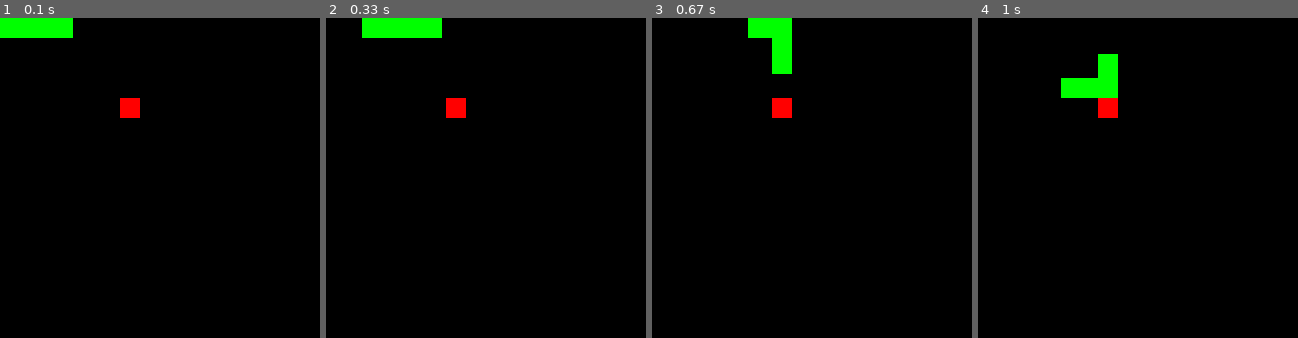
Above: before the commit, frames 1-4 (left to right).
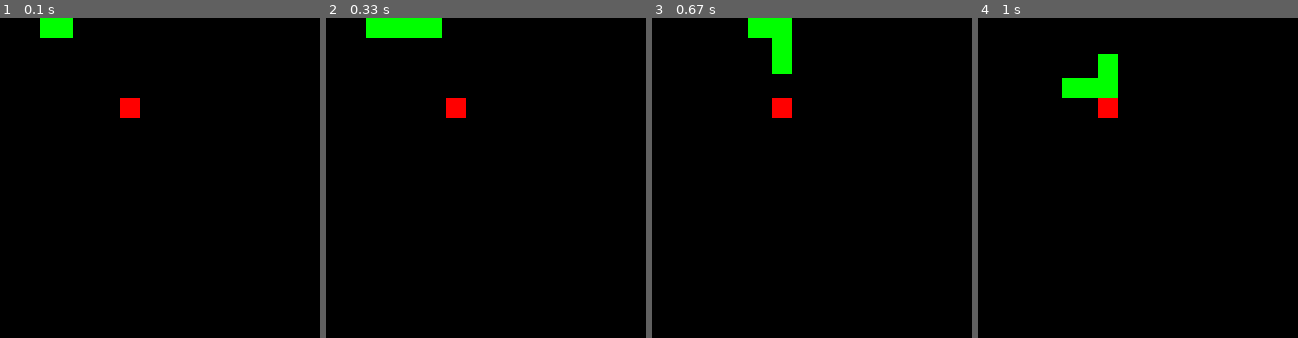
Above: after the commit, the same moments.

Repository: RyanBuck182/SnakeAI
Game: pygame game, started from main.py
Same seed, same stepped clock (60 frames per second), same inputs: the game is played once before the commit and once after it.
Inputs:
- Up to frame 1 (0.1 s): no input
- Up to frame 2 (0.33 s): no input
- Up to frame 3 (0.67 s): tap S at 0.33 s
- Up to frame 4 (1 s): tap A at 0.67 s
The pictures show only the part of the screen within x 0-50%, y 0-50%; the shares and areas given below are measured in that part.

The runs differ from the first frame. In frame 1, 0.8% of the frame differs, in the area x 0-13%, y 0-7%; in frame 2, less than 0.1%; in frame 3, nothing differs; in frame 4, less than 0.1%.

Commit message:
Add Coordinate class

Diff:
--- /dev/null
+++ b/coordinate.py
@@ -0,0 +1,60 @@
+class Coordinate:
+    def __init__(self, x: int, y: int):
+        self.x = x
+        self.y = y
+
+    def __add__(self, other: 'Coordinate') -> 'Coordinate':
+        return Coordinate(self.x + other.x, self.y + other.y)
+
+    def __sub__(self, other: 'Coordinate') -> 'Coordinate':
+        return Coordinate(self.x - other.x, self.y - other.y)
+
+    def __mul__(self, other: 'Coordinate') -> 'Coordinate':
+        return Coordinate(self.x * other.x, self.y * other.y)
+
+    def __floordiv__(self, other: 'Coordinate') -> 'Coordinate':
+        return Coordinate(self.x // other.x, self.y // other.y)
+
+    def __eq__(self, other: 'Coordinate') -> bool:
+        return self.x == other.x and self.y == other.y
+
+    def __iter__(self):
+        yield self.x
+        yield self.y
+
+    def scale(self, scale: int) -> 'Coordinate':
+        return Coordinate(self.x * scale, self.y * scale)
+
+    def to_float(self) -> 'CoordinateF':
+        return CoordinateF(self.x, self.y)
+
+
+class CoordinateF:
+    def __init__(self, x: float, y: float):
+        self.x = x
+        self.y = y
+
+    def __add__(self, other: 'CoordinateF') -> 'CoordinateF':
+        return CoordinateF(self.x + other.x, self.y + other.y)
+
+    def __sub__(self, other: 'CoordinateF') -> 'CoordinateF':
+        return CoordinateF(self.x - other.x, self.y - other.y)
+
+    def __mul__(self, other: 'CoordinateF') -> 'CoordinateF':
+        return CoordinateF(self.x * other.x, self.y * other.y)
+
+    def __truediv__(self, other: 'CoordinateF') -> 'CoordinateF':
+        return CoordinateF(self.x / other.x, self.y / other.y)
+
+    def __eq__(self, other: 'CoordinateF') -> bool:
+        return self.x == other.x and self.y == other.y
+
+    def __iter__(self):
+        yield self.x
+        yield self.y
+
+    def scale(self, scale: float) -> 'CoordinateF':
+        return CoordinateF(self.x * scale, self.y * scale)
+
+    def floor(self) -> 'Coordinate':
+        return Coordinate(int(self.x), int(self.y))
--- a/fruit.py
+++ b/fruit.py
@@ -1,5 +1,6 @@
 import pygame
 import random
+from coordinate import Coordinate
 from player import Player
 
 
@@ -7,41 +8,41 @@
     COLOR = (255, 0, 0)
 
     def __init__(self,
-                 grid_width: int,
-                 grid_height: int,
-                 square_width: int,
-                 square_height: int):
-        self.grid_width = grid_width
-        self.grid_height = grid_height
-        self.square_width = square_width
-        self.square_height = square_height
-        self.grid_position = (0, 0)
-        self.rect = pygame.Rect(0, 0, square_width, square_height)
+                 grid_dimensions: Coordinate,
+                 square_dimensions: Coordinate):
+        self.grid_dimensions = grid_dimensions
+        self.square_dimensions = square_dimensions
+        self.position = Coordinate(0, 0)
+        self.rect = pygame.Rect(0, 0, *square_dimensions)
 
     def draw(self, screen: pygame.Surface | pygame.SurfaceType):
         pygame.draw.rect(screen, self.COLOR, self.rect)
 
     # Should have something that can check if a position is occupied, this shouldn't check the player itself
     def randomize_position(self, player: Player):
-        if len(player.body) < 0.85 * self.grid_width * self.grid_height:
-            new_position = (0, 0)
+        if len(player.body) < 0.85 * self.grid_dimensions.x * self.grid_dimensions.y:
+            new_position = Coordinate(0, 0)
             valid_position = False
             while not valid_position:
                 valid_position = True
-                new_position = (random.randint(0, self.grid_width - 1), random.randint(0, self.grid_height - 1))
+                new_position = Coordinate(random.randint(0, self.grid_dimensions.x - 1),
+                                          random.randint(0, self.grid_dimensions.y - 1))
                 for segment in player.body:
-                    if segment.grid_position == new_position:
+                    if segment.position == new_position:
                         valid_position = False
                         break
-            self.grid_position = new_position
-        elif len(player.body) >= self.grid_width * self.grid_height:
-            self.grid_position = (-1, -1)
+            self.position = new_position
+        elif len(player.body) >= self.grid_dimensions.x * self.grid_dimensions.y:
+            # HANDLE WIN!!!!!!!!!!!!
+            self.position = Coordinate(-1, -1)
         else:
-            valid_positions = [(i, j) for j in range(self.grid_height) for i in range(self.grid_width)]
+            valid_positions = [Coordinate(i, j)
+                               for j in range(self.square_dimensions.y)
+                               for i in range(self.square_dimensions.x)]
 
             for segment in player.body:
-                del valid_positions[segment.grid_position[0] * self.grid_height + segment.grid_position[1]]
+                del valid_positions[segment.position.x * self.grid_dimensions.y + segment.position.y]
 
-            self.grid_position = random.choice(valid_positions)
+            self.position = random.choice(valid_positions)
 
-        self.rect.topleft = (self.grid_position[0] * self.square_width, self.grid_position[1] * self.square_height)
+        self.rect.topleft = tuple(self.position * self.square_dimensions)
--- a/main.py
+++ b/main.py
@@ -1,32 +1,22 @@
 import pygame
 import time
+from coordinate import Coordinate
 from fruit import Fruit
 from player import Player, Direction
 
 pygame.init()
 
-SCREEN_WIDTH = 640
-SCREEN_HEIGHT = 640
-GRID_WIDTH = 32
-GRID_HEIGHT = 32
-SQUARE_WIDTH = int(SCREEN_WIDTH / GRID_WIDTH)
-SQUARE_HEIGHT = int(SCREEN_HEIGHT / GRID_HEIGHT)
+SCREEN_DIMENSIONS = Coordinate(640, 640)
+GRID_DIMENSIONS = Coordinate(32, 32)
+SQUARE_DIMENSIONS = SCREEN_DIMENSIONS // GRID_DIMENSIONS
 SCREEN_BACKGROUND_COLOR = (0, 0, 0)
 SECONDS_PER_MOVE = 0.1
 PLAYER_BODY_SEGMENTS = 4
 
 pygame.display.set_caption("Snake")
-screen = pygame.display.set_mode((SCREEN_WIDTH, SCREEN_HEIGHT))
-player = Player(GRID_WIDTH,
-                GRID_HEIGHT,
-                SQUARE_WIDTH,
-                SQUARE_HEIGHT,
-                (3, 0),
-                PLAYER_BODY_SEGMENTS)
-fruit = Fruit(GRID_WIDTH,
-              GRID_HEIGHT,
-              SQUARE_WIDTH,
-              SQUARE_HEIGHT)
+screen = pygame.display.set_mode(tuple(SCREEN_DIMENSIONS))
+player = Player(GRID_DIMENSIONS, SQUARE_DIMENSIONS, Coordinate(3, 0), PLAYER_BODY_SEGMENTS)
+fruit = Fruit(GRID_DIMENSIONS, SQUARE_DIMENSIONS)
 fruit.randomize_position(player)
 
 last_move_time = time.time()
@@ -43,7 +33,7 @@
         player.move_forward()
         if player.is_colliding():
             run_game = False
-        if player.body[0].grid_position == fruit.grid_position:
+        if player.body[0].position == fruit.position:
             player.add_segment()
             fruit.randomize_position(player)
     else:
--- a/player.py
+++ b/player.py
@@ -1,5 +1,6 @@
 from enum import IntEnum
 from collections import deque
+from coordinate import Coordinate, CoordinateF
 import pygame
 
 
@@ -16,17 +17,13 @@
     SEGMENT_COLOR = (0, 255, 0)
 
     def __init__(self,
-                 grid_width: int,
-                 grid_height: int,
-                 square_width: int,
-                 square_height: int,
-                 head_grid_position: tuple[int, int],
+                 grid_dimensions: Coordinate,
+                 square_dimensions: Coordinate,
+                 head_pos: Coordinate,
                  segment_count: int):
-        self.grid_width = grid_width
-        self.grid_height = grid_height
-        self.square_width = square_width
-        self.square_height = square_height
-        self.body = [Segment(square_width, square_height, head_grid_position)]
+        self.grid_dimensions = grid_dimensions
+        self.square_dimensions = square_dimensions
+        self.body = [Segment(self.square_dimensions, head_pos)]
         for i in range(segment_count - 1):
             self.add_segment()
         self.corner_covers = []
@@ -37,7 +34,7 @@
         for segment in self.body[1:]:
             pygame.draw.rect(screen, self.SEGMENT_COLOR, segment)
         for cover in self.corner_covers:
-            pygame.draw.rect(screen, self.SEGMENT_COLOR, Segment(self.square_width, self.square_height, cover))
+            pygame.draw.rect(screen, self.SEGMENT_COLOR, Segment(self.square_dimensions, cover))
         pygame.draw.rect(screen, self.HEAD_COLOR, self.body[0])
 
     def update_position(self, move_progress: float):
@@ -45,40 +42,38 @@
             self.body[i].update_drawn_position(move_progress)
 
     def move_forward(self):
-        change = (0, 0)
+        change = Coordinate(0, 0)
         match self.direction:
             case Direction.NORTH:
-                change = (0, -1)
+                change = Coordinate(0, -1)
             case Direction.EAST:
-                change = (1, 0)
+                change = Coordinate(1, 0)
             case Direction.SOUTH:
-                change = (0, 1)
+                change = Coordinate(0, 1)
             case Direction.WEST:
-                change = (-1, 0)
+                change = Coordinate(-1, 0)
 
         self.corner_covers.clear()
         self.body[0].change_position(change)
         for i in range(1, len(self.body)):
             previous_position = self.body[i - 1].previous_position
             self.body[i].set_position(previous_position)
-            previous_change = tuple(self.body[i - 1].grid_position[j] -
-                                    self.body[i - 1].previous_position[j]
-                                    for j in range(2))
-            current_change = tuple(self.body[i].grid_position[j] -
-                                   self.body[i].previous_position[j]
-                                   for j in range(2))
+
+            # If move is a turn, cover the corners
+            previous_change = self.body[i - 1].position - self.body[i - 1].previous_position
+            current_change = self.body[i].position - self.body[i].previous_position
             if current_change != previous_change:
-                self.corner_covers.append(self.body[i].grid_position)
+                self.corner_covers.append(self.body[i].position)
 
     def is_colliding(self) -> bool:
-        if (self.body[0].grid_position[0] < 0 or
-                self.body[0].grid_position[1] < 0 or
-                self.body[0].grid_position[0] >= self.grid_width or
-                self.body[0].grid_position[1] >= self.grid_height):
+        if (self.body[0].position.x < 0 or
+                self.body[0].position.y < 0 or
+                self.body[0].position.x >= self.grid_dimensions.x or
+                self.body[0].position.y >= self.grid_dimensions.y):
             return True
 
         for segment in self.body[1:]:
-            if all(segment.grid_position[i] == self.body[0].grid_position[i] for i in range(2)):
+            if segment.position == self.body[0].position:
                 return True
 
         return False
@@ -104,31 +99,31 @@
             self.queued_turns.append(direction)
 
     def add_segment(self):
-        self.body.append(Segment(self.square_width, self.square_height, self.body[-1].previous_position))
+        self.body.append(Segment(self.square_dimensions,
+                                 self.body[-1].previous_position,
+                                 self.body[-1].previous_position))
 
 
 class Segment:
-    def __init__(self, square_width: int, square_height: int, grid_position: tuple[int, int]):
-        self.square_width = square_width
-        self.square_height = square_height
-        self.grid_position = grid_position
-        self.previous_position = (grid_position[0] - 1, grid_position[1])
-        self.rect = pygame.Rect(square_width * grid_position[0],
-                                square_height * grid_position[1],
-                                square_width,
-                                square_height)
+    def __init__(self,
+                 square_dimensions: Coordinate,
+                 position: Coordinate,
+                 previous_position: Coordinate = None):
+        self.square_dimensions = square_dimensions
+        self.position = position
+        self.previous_position = position - Coordinate(1, 0) if previous_position is None else previous_position
+        self.rect = pygame.Rect(*(position * square_dimensions), square_dimensions.x, square_dimensions.y)
 
-    def change_position(self, grid_position: tuple[int, int]):
-        self.previous_position = self.grid_position
-        self.grid_position = tuple(self.grid_position[i] + grid_position[i] for i in range(2))
+    def change_position(self, position: Coordinate):
+        self.previous_position = self.position
+        self.position += position
 
-    def set_position(self, grid_position: tuple[int, int]):
-        self.previous_position = self.grid_position
-        self.grid_position = grid_position
+    def set_position(self, position: Coordinate):
+        self.previous_position = self.position
+        self.position = position
 
     def update_drawn_position(self, move_progress: float):
-        move_change_percentage = tuple(
-            (self.grid_position[i] - self.previous_position[i]) * move_progress
-            for i in range(2))
-        self.rect.topleft = (int((self.previous_position[0] + move_change_percentage[0]) * self.square_width),
-                             int((self.previous_position[1] + move_change_percentage[1]) * self.square_height))
+        move_percentage = (self.position - self.previous_position).to_float().scale(move_progress)
+        new_position = ((self.previous_position * self.square_dimensions) +
+                        (move_percentage * self.square_dimensions.to_float()).floor())
+        self.rect.topleft = tuple(new_position)
